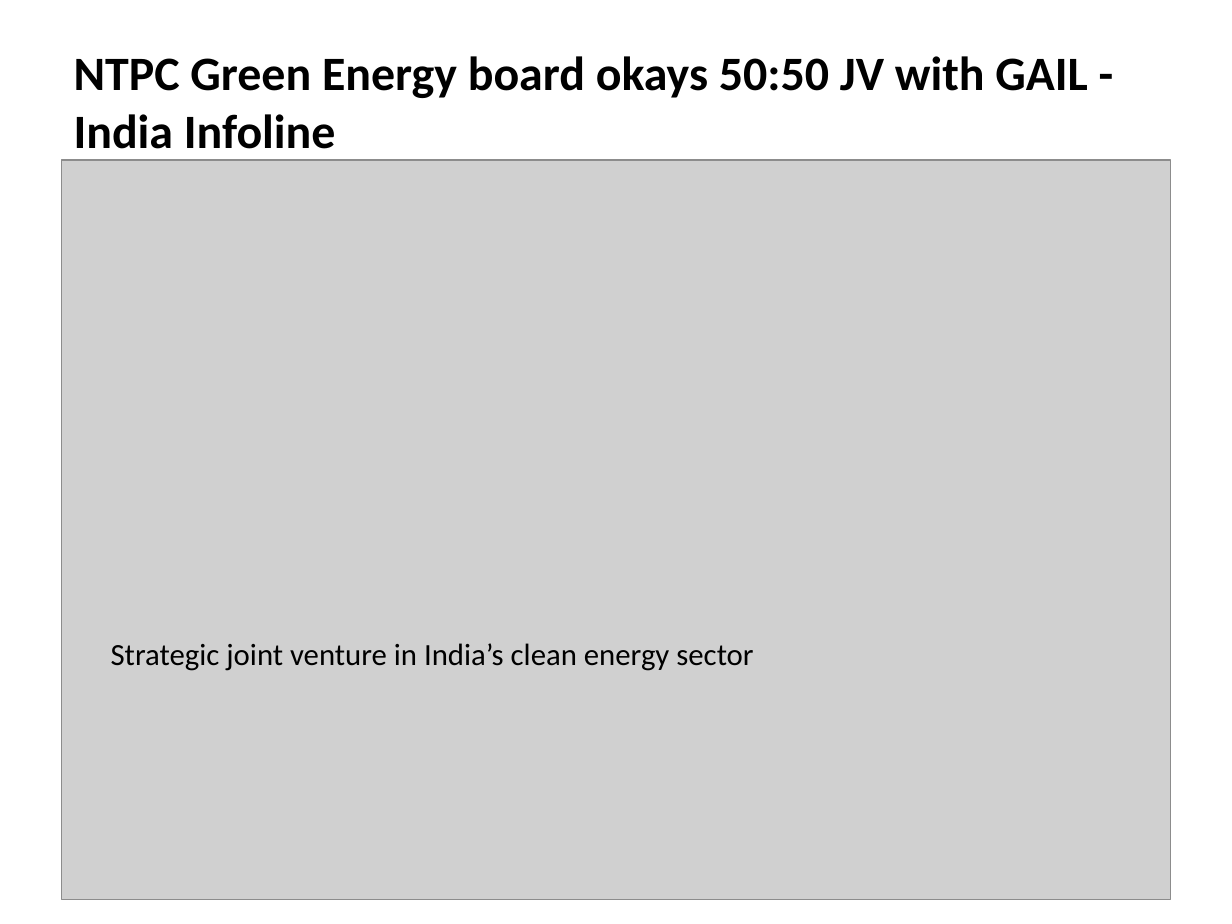
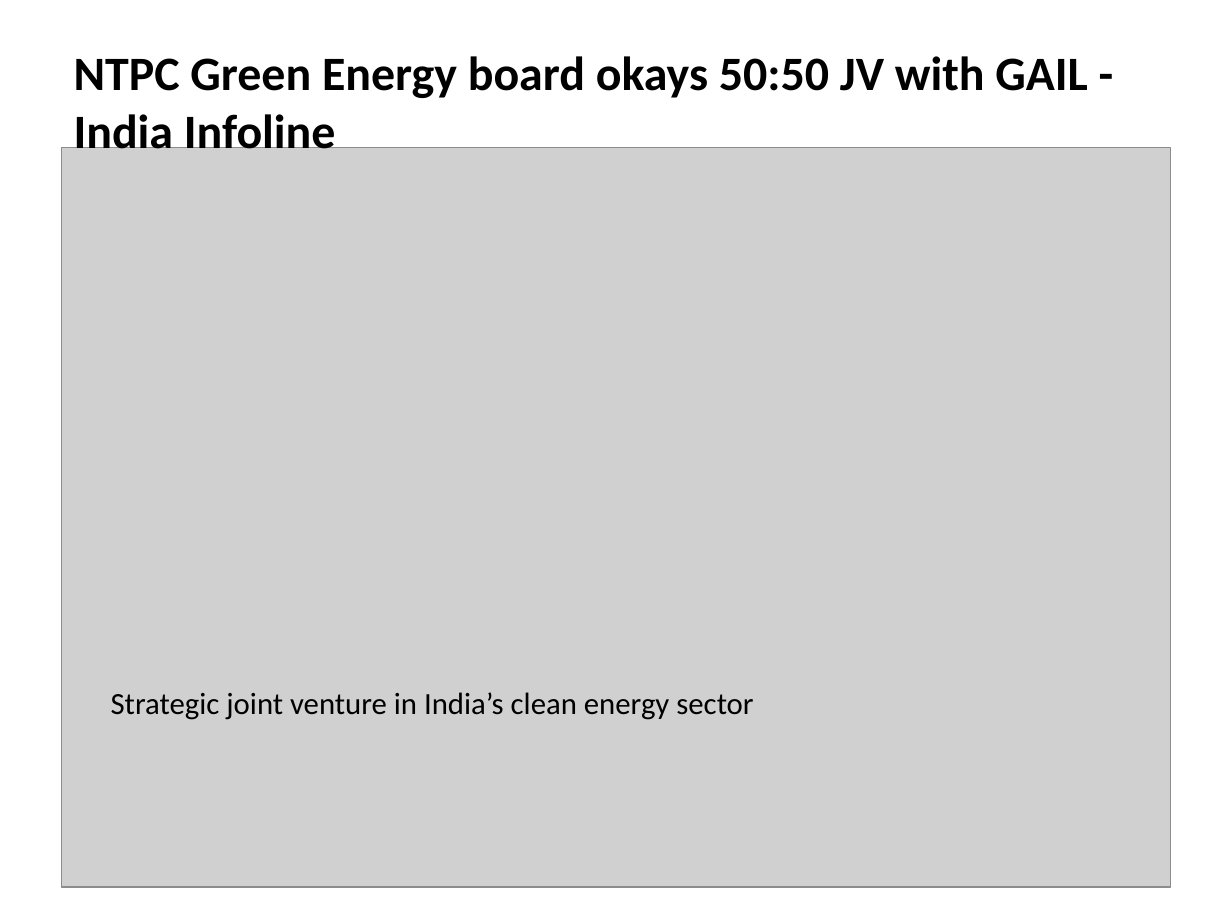
Before and after one commit to gauravsiemens1988/Linkedin-AI-Agent_Personal, a slide deck: slide 1 of drafts/linkedin_carousel.pptx. Drawn at 1232x924 pixels with LibreOffice and Linux fonts; fonts in the diff are those of the drawing; grey boxes stand for pictures. Boxes give left, top, right and bottom in pixels: in the first picture for what was removed or moved away, otherwise in the second. Text is boxed around its words. In the diff, an @@ line names an element or a change of style, - is before the commit and + after.

```diff
--- a/drafts/linkedin_carousel.pptx
+++ b/drafts/linkedin_carousel.pptx
@@ text "NTPC Green Energy board okays ..." rewrapped from (74,56,1087,160) to (74,56,1087,149) @@
@@ picture: place and size @@
-picture at (62,160,1170,899)
+picture at (62,148,1170,887)
@@ text "Strategic joint venture in India’s ...": place and size @@
-text "Strategic joint venture in India’s ..." at (111,643,753,671)
+text "Strategic joint venture in India’s ..." at (111,692,753,720)
```
Also in this commit, not shown: 4 other slides changed.
